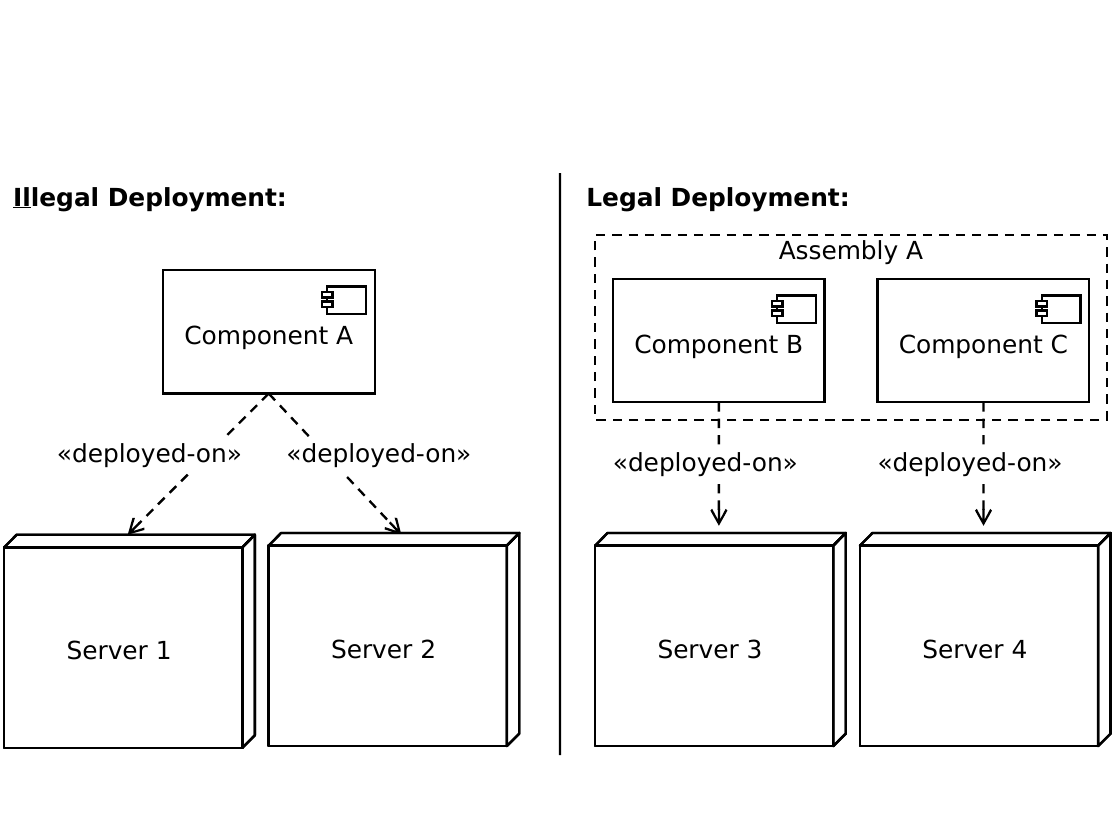
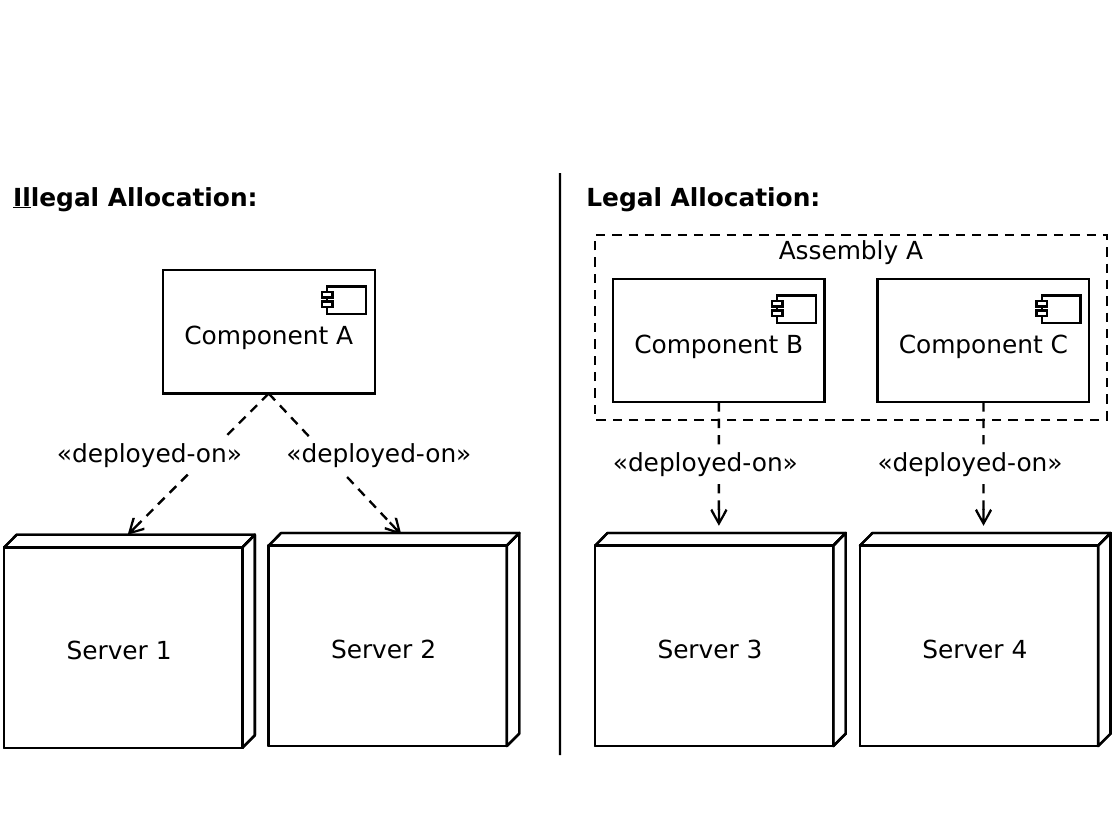
Before and after one commit to PalladioSimulator/Palladio-Core-PCM, a slide deck: slide 17 of trunk/doc/Ausarbeitung/image/component-model01.ppt. Drawn at 1120x840 pixels with LibreOffice and Linux fonts; fonts in the diff are those of the drawing. Boxes give left, top, right and bottom in pixels: in the first picture for what was removed or moved away, otherwise in the second. Text is boxed around its words. In the diff, an @@ line names an element or a change of style, - is before the commit and + after.

Commit message:
- deployment --> allocation --> unterscheidung

```diff
--- a/trunk/doc/Ausarbeitung/image/component-model01.ppt
+++ b/trunk/doc/Ausarbeitung/image/component-model01.ppt
@@ text at [13, 187, 258, 212]: text changed @@
-Illegal Deployment:
+Illegal Allocation:
@@ text at [586, 187, 821, 212]: text changed @@
-Legal Deployment:
+Legal Allocation:
```
Also in this commit, not shown: 2 other slides changed, 4 other files.
